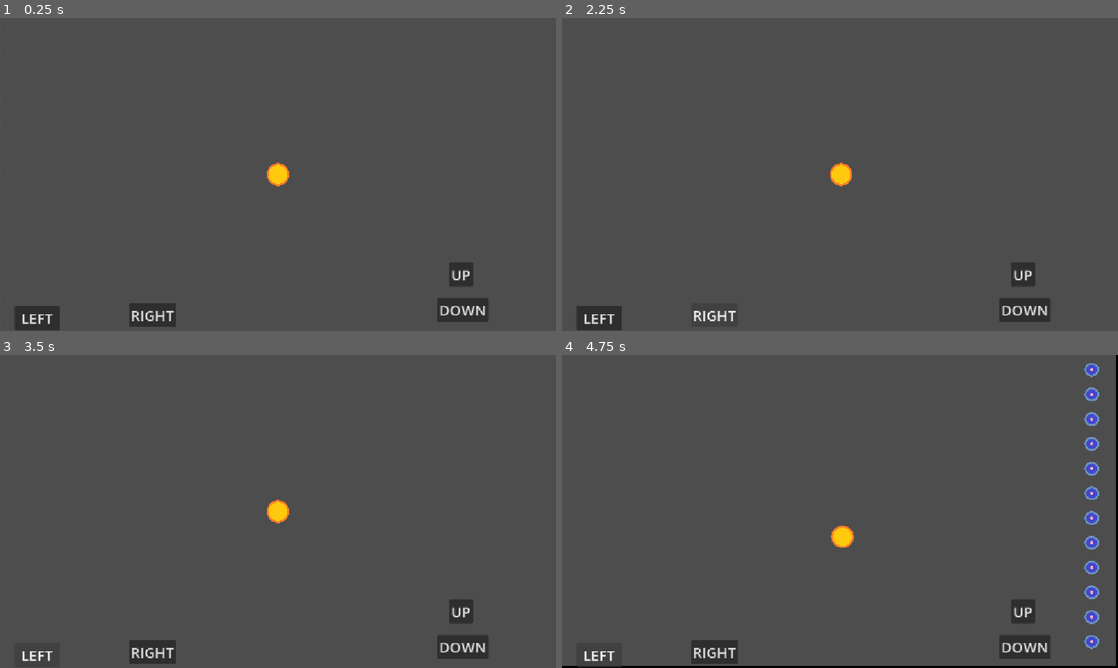
Above: before the commit, frames 1-4 (two rows, left to right).
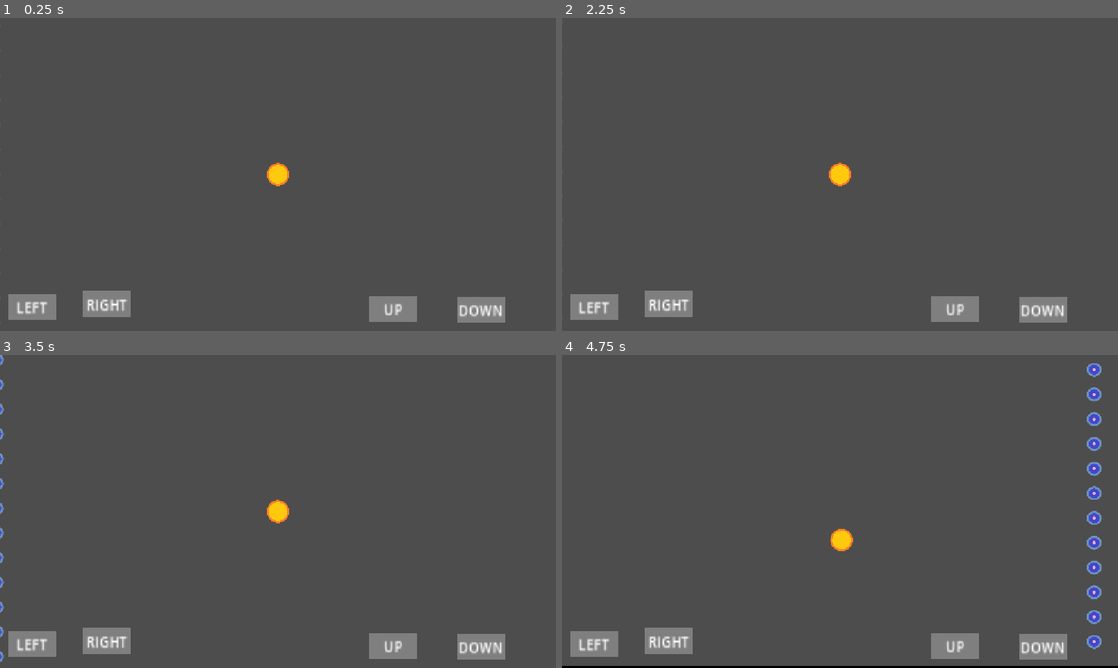
Above: after the commit, the same moments.

Repository: tokarotik/2d-game-test-ai
Game: Godot game, scene res://scenes/main/main.tscn
Same seed, same stepped clock (60 frames per second), same inputs: the game is played once before the commit and once after it.
Inputs (mouse positions are in pixels of both pictures, inside the frame that each line leads up to):
- Up to frame 1 (0.25 s): no input
- Up to frame 2 (2.25 s): click (1023, 274) at 0.5 s, where only the run before the commit has a clickable "UP"; click (1023, 309) at 1.25 s, where only the run before the commit has a clickable "DOWN"; click (712, 315) at 2 s, where only the run before the commit has a clickable "RIGHT"
- Up to frame 3 (3.5 s): click (38, 655) at 2.75 s, where only the run before the commit has a clickable "LEFT"
- Up to frame 4 (4.75 s): tap Enter at 3.5 s; hold D (right) 3.53-4.28 s; hold S (down) from 4.28 s (still down)

The runs differ from the first frame. In frame 1, 4.2% of the frame differs, in the area x 1-91%, y 78-100%; in frame 2, 3.8%; in frame 3, 4.2%; in frame 4, 5.5%, in the area x 1-100%, y 0-100%.

Commit message:
FIXED UI

Diff:
--- a/project.godot
+++ b/project.godot
@@ -42,6 +42,10 @@
 ]
 }
 
+[input_devices]
+
+pointing/emulate_touch_from_mouse=true
+
 [rendering]
 
 renderer/rendering_method="gl_compatibility"
--- a/scenes/livers/particle/particle.gd
+++ b/scenes/livers/particle/particle.gd
@@ -11,12 +11,9 @@
 
 func _on_area_2d_area_entered(area: Area2D) -> void:
 	var tname = area.name
-	print(tname)
 	if tname in TARGETS_LIST:
-		print(tname)
 		target = area.get_parent()
-		print(target)
-		return
+
 		await get_tree().create_timer(1).timeout
 		#$Area2D.disconnect('area_entered', _on_area_2d_area_entered)
 		if $Area2D == null: return
--- a/scenes/livers/player/player.gd
+++ b/scenes/livers/player/player.gd
@@ -13,8 +13,8 @@
 
 func _process(_e) -> void:
 	var input = get_keyboard_input()
-	if input == Vector2.ZERO:
-		input = get_buttons_input()
+	#if input == Vector2.ZERO:
+	#	input = get_buttons_input()
 
 	var vel = input * SPEED
 	velocity = vel
--- a/scenes/livers/player/player.tscn
+++ b/scenes/livers/player/player.tscn
@@ -1,7 +1,8 @@
-[gd_scene load_steps=4 format=3 uid="uid://uke8yxtc8nrf"]
+[gd_scene load_steps=5 format=3 uid="uid://uke8yxtc8nrf"]
 
 [ext_resource type="PackedScene" uid="uid://0fmfekdgng3b" path="res://scenes/livers/_base/_base.tscn" id="1_17s8b"]
 [ext_resource type="Script" uid="uid://cbj1u4jbr2m5s" path="res://scenes/livers/player/player.gd" id="2_vk7r3"]
+[ext_resource type="PackedScene" uid="uid://bw8gyva5ewuqf" path="res://scenes/ui/touchbutton/touchbutton.tscn" id="3_82xk2"]
 [ext_resource type="Texture2D" uid="uid://c53gn6vfynorr" path="res://assets/livers/player.png" id="3_jipv1"]
 
 [node name="Player" groups=["player"] instance=ExtResource("1_17s8b")]
@@ -9,56 +10,29 @@
 
 [node name="Control" type="CanvasLayer" parent="." index="0"]
 
-[node name="up" type="Button" parent="Control" index="0"]
-anchors_preset = -1
-anchor_right = 0.016
-anchor_bottom = 0.029
-offset_left = 931.0
-offset_top = 506.0
-offset_right = 961.568
-offset_bottom = 537.208
-focus_mode = 0
-theme_override_font_sizes/font_size = 30
+[node name="up" parent="Control" index="0" instance=ExtResource("3_82xk2")]
+position = Vector2(765, 575)
+scale = Vector2(2, 2.685)
+action = "up"
 text = "UP"
 
-[node name="down" type="Button" parent="Control" index="1"]
-anchors_preset = -1
-anchor_right = 0.016
-anchor_bottom = 0.029
-offset_left = 906.0
-offset_top = 579.0
-offset_right = 993.568
-offset_bottom = 610.208
-focus_mode = 0
-theme_override_font_sizes/font_size = 30
-text = "DOWN
-"
+[node name="down" parent="Control" index="1" instance=ExtResource("3_82xk2")]
+position = Vector2(946, 577)
+scale = Vector2(2, 2.685)
+action = "down"
+text = "DOWN"
 
-[node name="right" type="Button" parent="Control" index="2"]
-anchors_preset = -1
-anchor_right = 0.016
-anchor_bottom = 0.029
-offset_left = 267.0
-offset_top = 590.0
-offset_right = 346.568
-offset_bottom = 621.208
-focus_mode = 0
-theme_override_font_sizes/font_size = 30
-text = "RIGHT
-"
+[node name="right" parent="Control" index="2" instance=ExtResource("3_82xk2")]
+position = Vector2(171, 566)
+scale = Vector2(2, 2.685)
+action = "right"
+text = "RIGHT"
 
-[node name="left" type="Button" parent="Control" index="3"]
-anchors_preset = -1
-anchor_right = 0.016
-anchor_bottom = 0.029
-offset_left = 30.0
-offset_top = 596.0
-offset_right = 106.128
-offset_bottom = 627.208
-focus_mode = 0
-theme_override_font_sizes/font_size = 30
-text = "LEFT
-"
+[node name="left" parent="Control" index="3" instance=ExtResource("3_82xk2")]
+position = Vector2(16, 571)
+scale = Vector2(2, 2.685)
+action = "left"
+text = "LEFT"
 
 [node name="Sprite2D" parent="." index="1"]
 texture = ExtResource("3_jipv1")
--- /dev/null
+++ b/scenes/ui/touchbutton/touchbutton.gd
@@ -0,0 +1,13 @@
+@tool
+extends TouchScreenButton
+
+@export var text: String = 'TouchButton':
+	set(value):
+		text = value
+		_set_text()
+	get:
+		return text
+
+func _set_text() -> void:
+	if $Label:
+		$Label.text = text
--- /dev/null
+++ b/scenes/ui/touchbutton/touchbutton.tscn
@@ -0,0 +1,23 @@
+[gd_scene load_steps=5 format=3 uid="uid://bw8gyva5ewuqf"]
+
+[ext_resource type="Texture2D" uid="uid://2wwyr03gdnk2" path="res://assets/ui/touchbutton/normal.png" id="1_x3li3"]
+[ext_resource type="Texture2D" uid="uid://chh0fvds7wosx" path="res://assets/ui/touchbutton/pressed.png" id="2_ew5ko"]
+[ext_resource type="Script" uid="uid://gvlsnbvgen3d" path="res://scenes/ui/touchbutton/touchbutton.gd" id="3_nuqmb"]
+
+[sub_resource type="RectangleShape2D" id="RectangleShape2D_r2p32"]
+size = Vector2(50, 20)
+
+[node name="Touchbutton" type="TouchScreenButton"]
+scale = Vector2(1, 1.45)
+texture_normal = ExtResource("1_x3li3")
+texture_pressed = ExtResource("2_ew5ko")
+shape = SubResource("RectangleShape2D_r2p32")
+script = ExtResource("3_nuqmb")
+
+[node name="Label" type="Label" parent="."]
+offset_right = 50.0
+offset_bottom = 20.0
+theme_override_font_sizes/font_size = 14
+horizontal_alignment = 1
+vertical_alignment = 1
+clip_text = true
Binary file added: assets/ui/touchbutton/normal.png
Not shown, added: assets/ui/touchbutton/normal.png.import
Binary file added: assets/ui/touchbutton/pressed.png
Not shown, added: assets/ui/touchbutton/pressed.png.import
Not shown, added: scenes/ui/touchbutton/touchbutton.gd.uid
